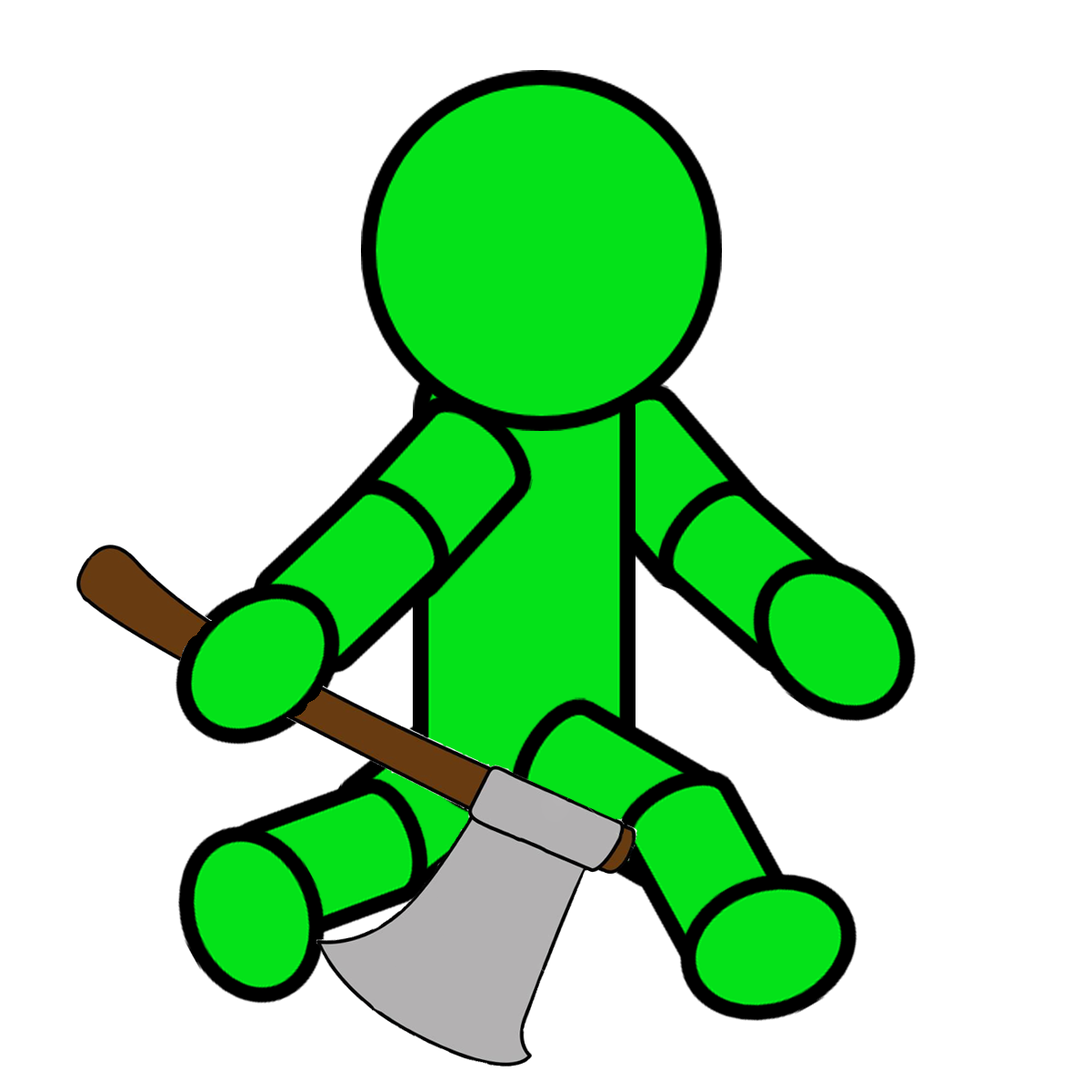
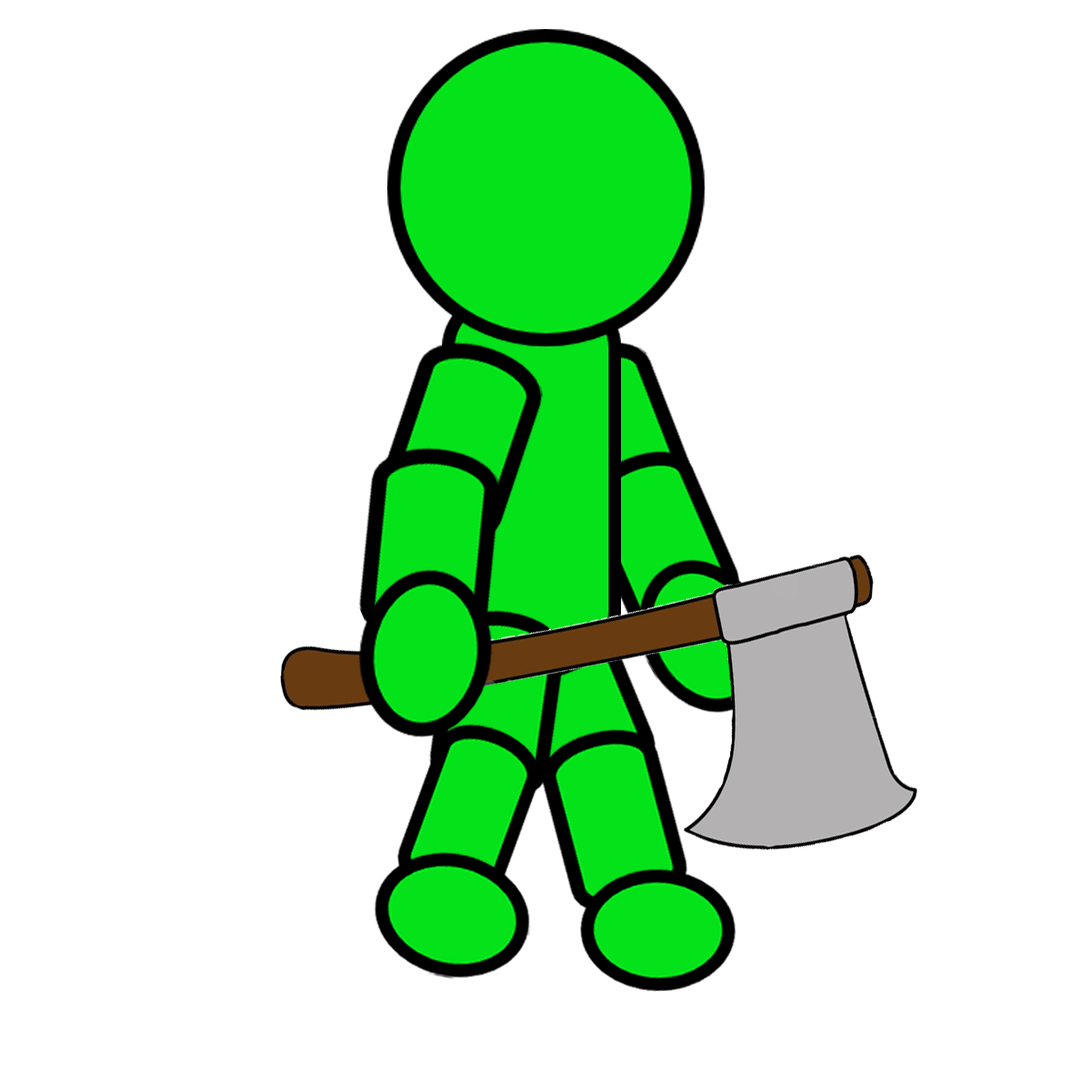
Two versions of the same layered image (1091 x 1091). Layer-by-layer changes:
added layer "Head" above "ArmR" over [387, 29, 705, 347]
added group "ArmR" with 3 layers above "Axe" over [358, 341, 544, 739]
renamed "Body" to "HandR", moved it into group "ArmR", painted on it over [358, 327, 636, 825]
added layer "ArmDR" in group "ArmR" over [358, 446, 502, 649]
renamed "ArmL" to "ArmUR", moved it into group "ArmR", painted on it over [377, 341, 917, 724]
renamed "LegR" to "Axe", painted on it over [279, 552, 918, 1023]
added group "LegR" with 3 layers above "Body" over [373, 608, 566, 981]
added layer "FootR" in group "LegR" over [373, 851, 533, 981]
added layer "LegDR" in group "LegR" over [396, 723, 543, 910]
added layer "LegUR" in group "LegR" over [428, 608, 566, 803]
renamed "LegL" to "Body", painted on it over [177, 279, 622, 1006]
added group "ArmL" with 3 layers above "LegL" over [532, 341, 773, 715]
renamed "レイヤー 2 のコピー" to "HandL", showed it, moved it into group "ArmL", painted on it over [75, 543, 773, 1068]
renamed "レイヤー 2" to "ArmDL", moved it into group "ArmL", painted on it over [75, 394, 741, 1068]
renamed "Head" to "ArmUL", moved it into group "ArmL", painted on it over [361, 70, 723, 536]
added group "LegL" with 3 layers above "レイヤー 1" over [497, 612, 737, 993]
added layer "FootL" in group "LegL" over [577, 868, 737, 993]
added layer "LegDL" in group "LegL" over [540, 728, 689, 916]
added layer "LegUL" in group "LegL" over [497, 612, 657, 801]
